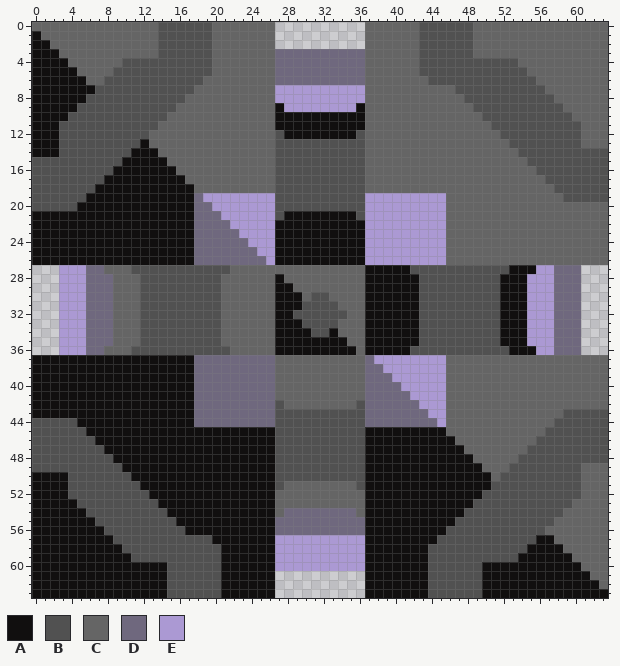
Pixel-art sprite, stored at sprites/blocks/crafters/multi-crafter3.png. The picture above is the old version.
The file is 64x64 pixels.
Palette (. is transparent): A #110f0f  B #515151  C #656565  D #6f687e  E #ab99d3
Pixels before, first column x 0:
 0 CCCCCCCCCCCCCCBBBBBBCCCCCCC..........CCCCCCBBBBBBCCCCCCCCCCCCCCC
 1 ACCCCCCCCCCCCCBBBBBBCCCCCCC..........CCCCCCBBBBBBCCCCCCCCCCCCCCC
 2 AACCCCCCCCCCCCBBBBBBCCCCCCC..........CCCCCCBBBBBBCCCCCCCCCCCCCCC
 3 AAACCCCCCCCCCCBBBBBBCCCCCCCDDDDDDDDDDCCCCCCBBBBBBCCCCCCCCCCCCCCC
 4 AAAACCCCCCBBBBBBBBBBCCCCCCCDDDDDDDDDDCCCCCCBBBBBBBBBBBCCCCCCCCCC
 5 AAAAACCCCBBBBBBBBBBBCCCCCCCDDDDDDDDDDCCCCCCBBBBBBBBBBBBCCCCCCCCC
 6 AAAAAACCBBBBBBBBBBBCCCCCCCCDDDDDDDDDDCCCCCCCBBBBBBBBBBBBCCCCCCCC
 7 AAAAAAABBBBBBBBBBBCCCCCCCCCEEEEEEEEEECCCCCCCCCCBBBBBBBBBBCCCCCCC
 8 AAAAAABBBBBBBBBBBCCCCCCCCCCEEEEEEEEEECCCCCCCCCCCBBBBBBBBBBCCCCCC
 9 AAAAABBBBBBBBBBBCCCCCCCCCCCAEEEEEEEEACCCCCCCCCCCCBBBBBBBBBBCCCCC
10 AAAABBBBBBBBBBBCCCCCCCCCCCCAAAAAAAAAACCCCCCCCCCCCCBBBBBBBBBBCCCC
11 AAABBBBBBBBBBBCCCCCCCCCCCCCAAAAAAAAAACCCCCCCCCCCCCCBBBBBBBBBBCCC
12 AAABBBBBBBBBBCCCCCCCCCCCCCCBAAAAAAAABCCCCCCCCCCCCCCCBBBBBBBBBCCC
13 AAABBBBBBBBBACCCCCCCCCCCCCCBBBBBBBBBBCCCCCCCCCCCCCCCCBBBBBBBBCCC
14 AAABBBBBBBBAAACCCCCCCCCCCCCBBBBBBBBBBCCCCCCCCCCCCCCCCCBBBBBBBBBB
15 BBBBBBBBBBAAAAACCCCCCCCCCCCBBBBBBBBBBCCCCCCCCCCCCCCCCCCBBBBBBBBB
16 BBBBBBBBBAAAAAAACCCCCCCCCCCBBBBBBBBBBCCCCCCCCCCCCCCCCCCCBBBBBBBB
17 BBBBBBBBAAAAAAAAACCCCCCCCCCBBBBBBBBBBCCCCCCCCCCCCCCCCCCCCBBBBBBB
18 BBBBBBBAAAAAAAAAAACCCCCCCCCBBBBBBBBBBCCCCCCCCCCCCCCCCCCCCCBBBBBB
19 BBBBBBAAAAAAAAAAAADEEEEEEEEBBBBBBBBBBEEEEEEEEECCCCCCCCCCCCCBBBBB
20 BBBBBAAAAAAAAAAAAADDEEEEEEEBBBBBBBBBBEEEEEEEEECCCCCCCCCCCCCCCCCC
21 AAAAAAAAAAAAAAAAAADDDEEEEEEBAAAAAAAABEEEEEEEEECCCCCCCCCCCCCCCCCC
22 AAAAAAAAAAAAAAAAAADDDDEEEEEAAAAAAAAAAEEEEEEEEECCCCCCCCCCCCCCCCCC
23 AAAAAAAAAAAAAAAAAADDDDDEEEEAAAAAAAAAAEEEEEEEEECCCCCCCCCCCCCCCCCC
24 AAAAAAAAAAAAAAAAAADDDDDDEEEAAAAAAAAAAEEEEEEEEECCCCCCCCCCCCCCCCCC
25 AAAAAAAAAAAAAAAAAADDDDDDDEEAAAAAAAAAAEEEEEEEEECCCCCCCCCCCCCCCCCC
26 AAAAAAAAAAAAAAAAAADDDDDDDDEAAAAAAAAAAEEEEEEEEECCCCCCCCCCCCCCCCCC
27 ...EEEDDCCCBBBBBBBBBBBCCCCCCCCCCCCCCCAAAAABBBBBBBBBBBAAAEEDDD...
28 ...EEEDDDCCCBBBBBBBBBCCCCCCACCCCCCCCCAAAAAABBBBBBBBBAAAEEEDDD...
29 ...EEEDDDCCCBBBBBBBBBCCCCCCAACCCCCCCCAAAAAABBBBBBBBBAAAEEEDDD...
30 ...EEEDDDCCCBBBBBBBBBCCCCCCAAACBBCCCCAAAAAABBBBBBBBBAAAEEEDDD...
31 ...EEEDDDCCCBBBBBBBBBCCCCCCAAABBBBCCCAAAAAABBBBBBBBBAAAEEEDDD...
32 ...EEEDDDCCCBBBBBBBBBCCCCCCAABBBBBBCCAAAAAABBBBBBBBBAAAEEEDDD...
33 ...EEEDDDCCCBBBBBBBBBCCCCCCAAABBBBCCCAAAAAABBBBBBBBBAAAEEEDDD...
34 ...EEEDDDCCCBBBBBBBBBCCCCCCAAAABBACCCAAAAAABBBBBBBBBAAAEEEDDD...
35 ...EEEDDDCCCBBBBBBBBBCCCCCCAAAAAAAACCAAAAAABBBBBBBBBAAAEEEDDD...
36 ...EEEDDCCCBBBBBBBBBBBCCCCCAAAAAAAAACAAAAABBBBBBBBBBBAAAEEDDD...
37 AAAAAAAAAAAAAAAAAADDDDDDDDDCCCCCCCCCCDEEEEEEEECCCCCCCCCCCCCCCCCC
38 AAAAAAAAAAAAAAAAAADDDDDDDDDCCCCCCCCCCDDEEEEEEECCCCCCCCCCCCCCCCCC
39 AAAAAAAAAAAAAAAAAADDDDDDDDDCCCCCCCCCCDDDEEEEEECCCCCCCCCCCCCCCCCC
40 AAAAAAAAAAAAAAAAAADDDDDDDDDCCCCCCCCCCDDDDEEEEECCCCCCCCCCCCCCCCCC
41 AAAAAAAAAAAAAAAAAADDDDDDDDDCCCCCCCCCCDDDDDEEEECCCCCCCCCCCCCCCCCC
42 AAAAAAAAAAAAAAAAAADDDDDDDDDBCCCCCCCCBDDDDDDEEECCCCCCCCCCCCCCCCCC
43 AAAAAAAAAAAAAAAAAADDDDDDDDDBBBBBBBBBBDDDDDDDEECCCCCCCCCCCCCBBBBB
44 BBBBBAAAAAAAAAAAAADDDDDDDDDBBBBBBBBBBDDDDDDDDECCCCCCCCCCCCBBBBBB
45 BBBBBBAAAAAAAAAAAAAAAAAAAAABBBBBBBBBBAAAAAAAAACCCCCCCCCCCBBBBBBB
46 BBBBBBBAAAAAAAAAAAAAAAAAAAABBBBBBBBBBAAAAAAAAAACCCCCCCCCBBBBBBBB
47 BBBBBBBBAAAAAAAAAAAAAAAAAAABBBBBBBBBBAAAAAAAAAAACCCCCCCBBBBBBBBB
48 BBBBBBBBBAAAAAAAAAAAAAAAAAABBBBBBBBBBAAAAAAAAAAAACCCCCBBBBBBBBBB
49 BBBBBBBBBBAAAAAAAAAAAAAAAAABBBBBBBBBBAAAAAAAAAAAAACCCBBBBBBBBCCC
50 AAAABBBBBBBAAAAAAAAAAAAAAAABBBBBBBBBBAAAAAAAAAAAAAACBBBBBBBBBCCC
51 AAAABBBBBBBBAAAAAAAAAAAAAAABCCCCCCCCBAAAAAAAAAAAAAABBBBBBBBBBCCC
52 AAAABBBBBBBBBAAAAAAAAAAAAAACCCCCCCCCCAAAAAAAAAAAAABBBBBBBBBBBCCC
53 AAAAABBBBBBBBBAAAAAAAAAAAAACCCCCCCCCCAAAAAAAAAAAABBBBBBBBBBBCCCC
54 AAAAAABBBBBBBBBAAAAAAAAAAAACDDDDDDDDCAAAAAAAAAAABBBBBBBBBBBCCCCC
55 AAAAAAABBBBBBBBBAAAAAAAAAAADDDDDDDDDDAAAAAAAAAABBBBBBBBBBBCCCCCC
56 AAAAAAAABBBBBBBBBAAAAAAAAAADDDDDDDDDDAAAAAAAAABBBBBBBBBBBCCCCCCC
57 AAAAAAAAABBBBBBBBBBBAAAAAAAEEEEEEEEEEAAAAAAAABBBBBBBBBBBAACCCCCC
58 AAAAAAAAAABBBBBBBBBBBAAAAAAEEEEEEEEEEAAAAAAABBBBBBBBBBBAAAACCCCC
59 AAAAAAAAAAABBBBBBBBBBAAAAAAEEEEEEEEEEAAAAAAABBBBBBBBBBAAAAAACCCC
60 AAAAAAAAAAAAAAABBBBBBAAAAAAEEEEEEEEEEAAAAAAABBBBBBAAAAAAAAAAACCC
61 AAAAAAAAAAAAAAABBBBBBAAAAAA..........AAAAAAABBBBBBAAAAAAAAAAAACC
62 AAAAAAAAAAAAAAABBBBBBAAAAAA..........AAAAAAABBBBBBAAAAAAAAAAAAAC
63 AAAAAAAAAAAAAAABBBBBBAAAAAA..........AAAAAAABBBBBBAAAAAAAAAAAAAA
After the commit:
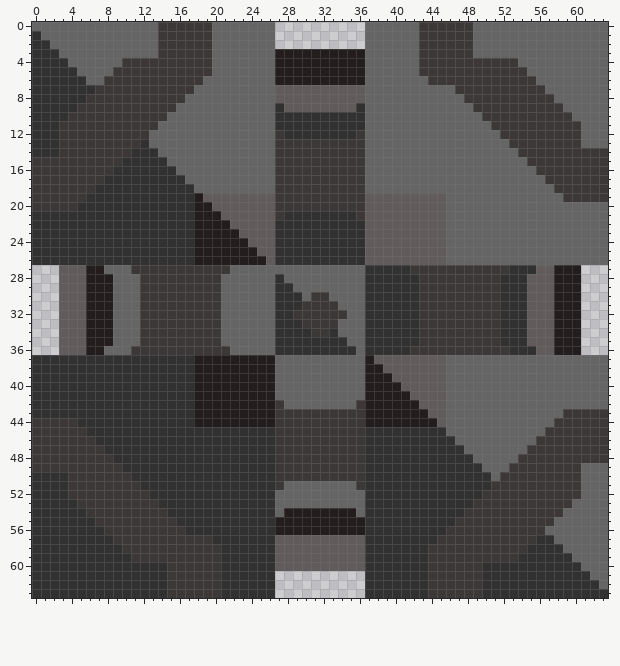
What changed:
{"colour":"A","old":"#110f0f","new":"#313131"}
{"colour":"B","old":"#515151","new":"#3c3837"}
{"colour":"D","old":"#6f687e","new":"#231d1d"}
{"colour":"E","old":"#ab99d3","new":"#615b5b"}
{"label":"changed","picture_box":[32,22,608,598]}
